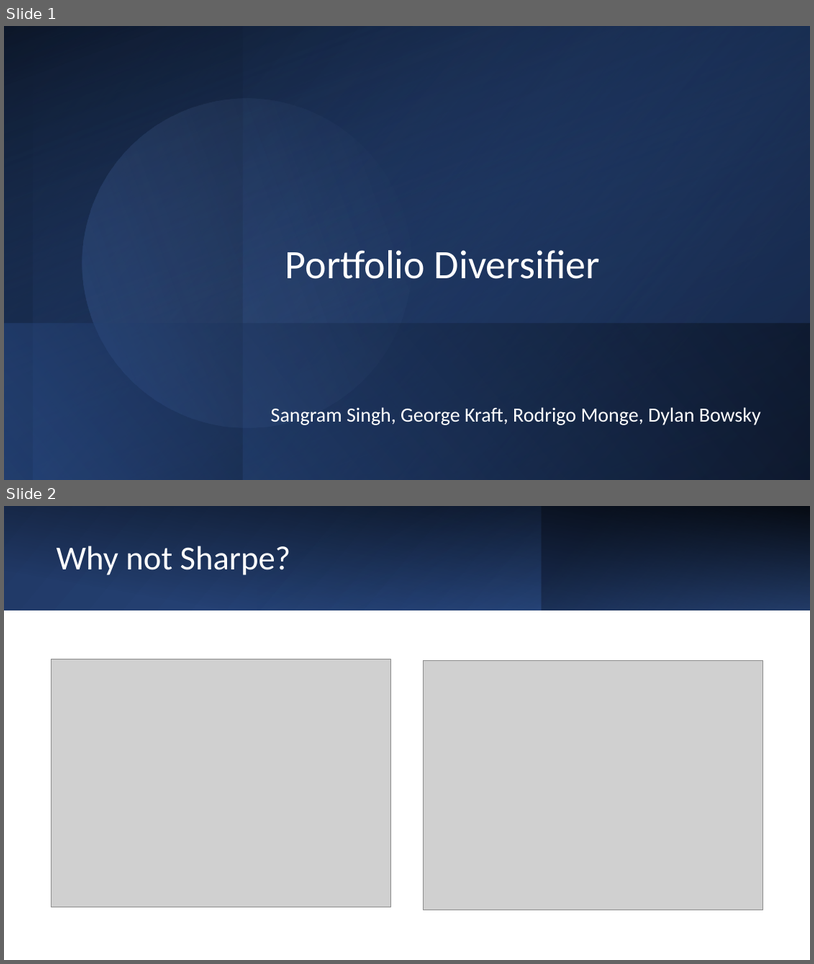
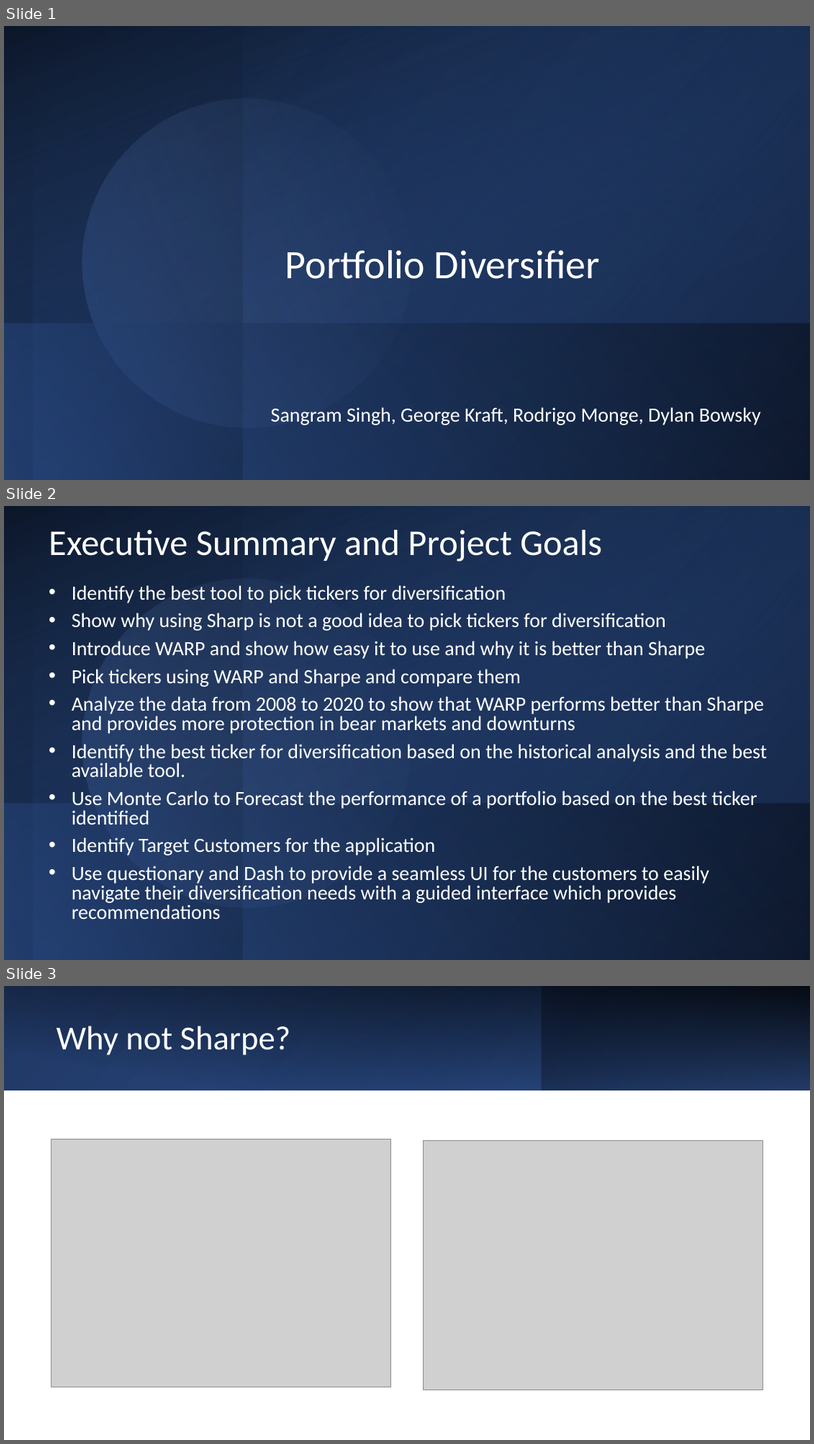
Before and after one commit to sangramsinghg/portfolio_diversifier, a slide deck: Portfolio_Diversifier.pptx. Shown one above the other, each under a label of ours: slides 1 and 2 before the commit, slides 1, 2 and 3 after it. The pictures are 814x964 and 814x1444 pixels, drawn with LibreOffice and Linux fonts; fonts in the diff are those of the drawing; grey boxes stand for pictures. Boxes give left, top, right and bottom in pixels: in the first picture for what was removed or moved away, otherwise in the second. Text is boxed around its words. In the diff, an @@ line names an element or a change of style, - is before the commit and + after.

```diff
--- a/Portfolio_Diversifier.pptx
+++ b/Portfolio_Diversifier.pptx
@@ slide 2 added at [4, 506, 810, 960], background #FFFFFF @@
@@ rectangle added at [4, 506, 810, 960], fill gradient #000000 to #2F5597 @@
@@ rectangle added at [4, 506, 242, 960], fill gradient #2F5597 to #000000 @@
@@ rectangle added at [4, 506, 810, 960], fill gradient #2F5597 to #000000 @@
@@ rectangle added at [33, 506, 810, 960], fill gradient #203864 to #4472C4 @@
@@ rectangle added at [243, 507, 810, 960], fill gradient #2F5597 to #000000 @@
@@ title added at [49, 530, 602, 561], 43.2 pt, text #FFFFFF @@
+Executive Summary and Project Goals
@@ ellipse added at [56, 553, 438, 934], fill gradient #4472C4 to #8FAADC @@
@@ text added at [72, 585, 768, 919], 24 pt, text #FFFFFF @@
+• Identify the best tool to pick tickers for diversification
+• Show why using Sharp is not a good idea to pick tickers for diversification
+• Introduce WARP and show how easy it to use and why it is better than Sharpe
+• Pick tickers using WARP and Sharpe and compare them
+• Analyze the data from 2008 to 2020 to show that WARP performs better than Sharpe and provides more protection in bear markets and downturns
+• Identify the best ticker for diversification based on the historical analysis and the best available tool.
+• Use Monte Carlo to Forecast the performance of a portfolio based on the best ticker identified
+• Identify Target Customers for the application
+• Use questionary and Dash to provide a seamless UI for the customers to easily navigate their diversification needs with a guided interface which provides recommendations
@@ rectangle added at [4, 803, 810, 960], fill gradient #2F5597 to #000000 @@
@@ what was slide 2 is now slide 3 @@
```
Also in this commit, not shown: 4 slides changed, 4 other slides added, 4 slides removed, 1 other file.
